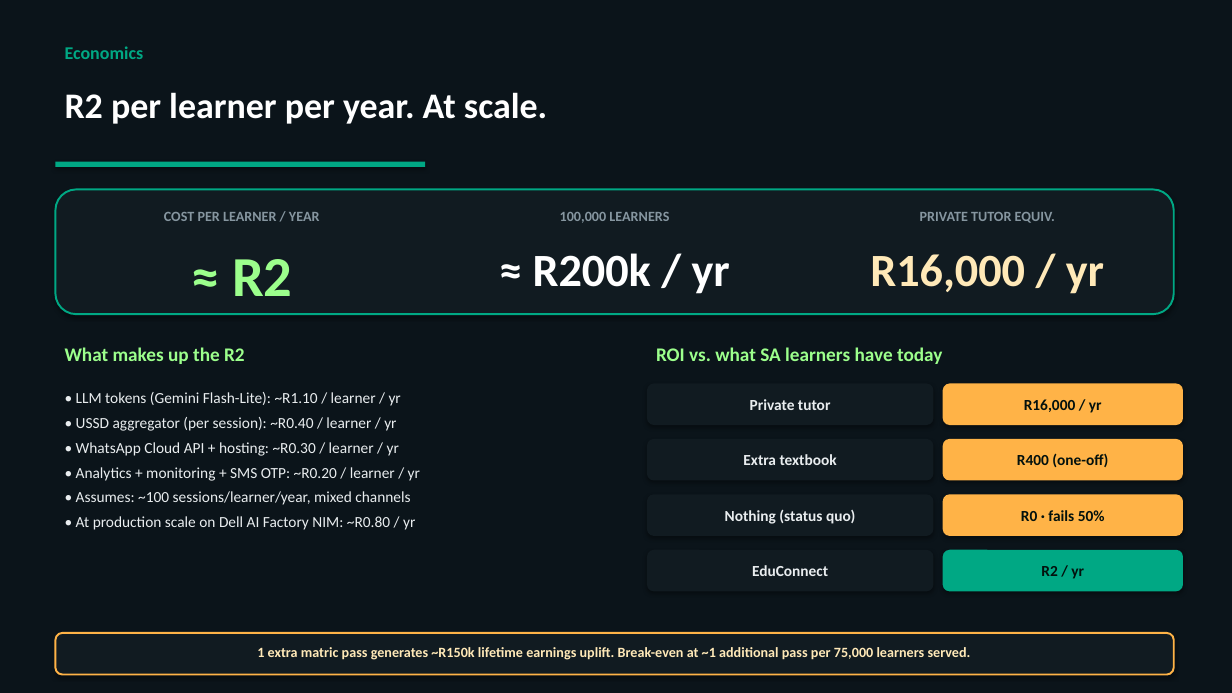
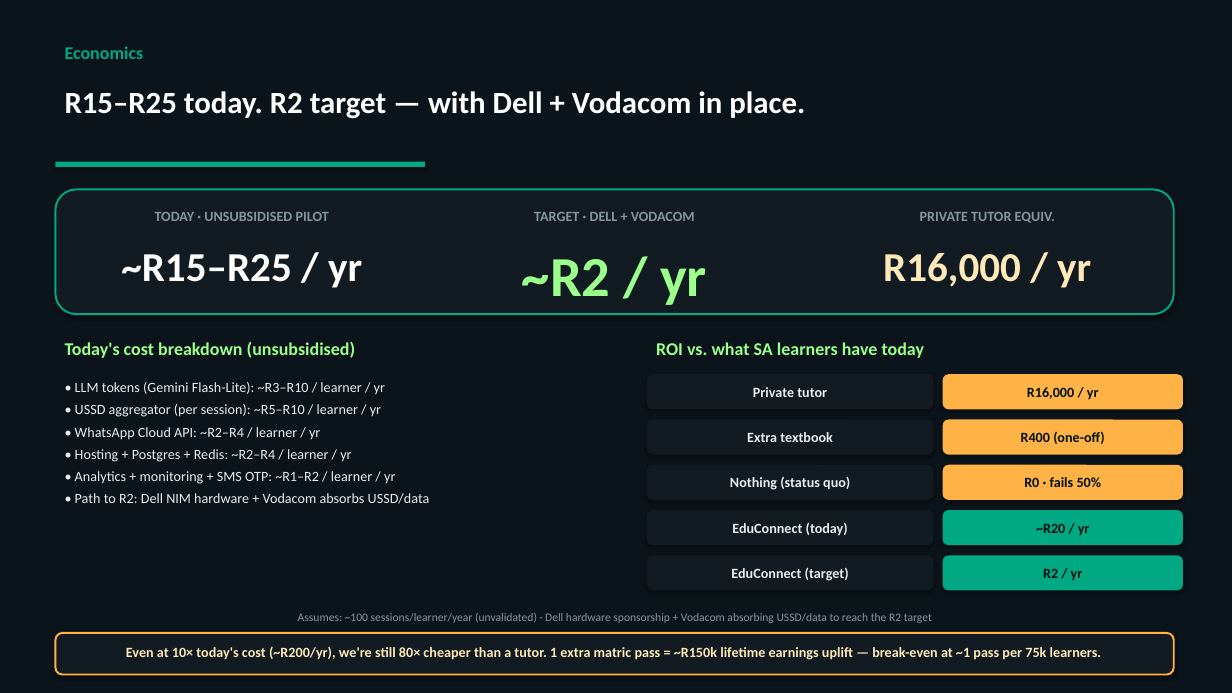
Before and after one commit to snerantie/Dell-Prototype---AI-Integration, a slide deck: slide 16 of pitch/AI_Tutor_Pitch.pptx. Drawn at 1232x693 pixels with LibreOffice and Linux fonts; fonts in the diff are those of the drawing. Boxes give left, top, right and bottom in pixels: in the first picture for what was removed or moved away, otherwise in the second. Text is boxed around its words. In the diff, an @@ line names an element or a change of style, - is before the commit and + after.

```diff
--- a/pitch/AI_Tutor_Pitch.pptx
+++ b/pitch/AI_Tutor_Pitch.pptx
@@ text at [65,91,805,119]: text changed; size 28 to 24 pt @@
-R2 per learner per year. At scale.
+R15–R25 today. R2 target — with Dell + Vodacom in place.
@@ text at [155,212,329,221]: text changed @@
-COST PER LEARNER / YEAR
+TODAY · UNSUBSIDISED PILOT
@@ text at [534,212,695,221]: text changed @@
-100,000 LEARNERS
+TARGET · DELL + VODACOM
@@ text "R16,000 / yr" at [883,253,1091,288]: size 36 to 32 pt @@
@@ text at [121,254,362,288]: text changed; size 44 to 32 pt; text colour #9CFF8C to #FFFFFF @@
-≈ R2
+~R15–R25 / yr
@@ text at [522,259,707,305]: text changed; size 36 to 44 pt; text colour #FFFFFF to #9CFF8C @@
-≈ R200k / yr
+~R2 / yr
@@ text at [65,342,355,358]: text changed; size 15 to 14 pt @@
-What makes up the R2
+Today's cost breakdown (unsubsidised)
@@ text "ROI vs. what SA learners ..." at [656,342,925,358]: size 15 to 14 pt @@
@@ text at [75,382,430,504]: text changed; size 12 to 11 pt @@
-• LLM tokens (Gemini Flash-Lite): ~R1.10 / learner / yr
-• USSD aggregator (per session): ~R0.40 / learner / yr
-• WhatsApp Cloud API + hosting: ~R0.30 / learner / yr
-• Analytics + monitoring + SMS OTP: ~R0.20 / learner / yr
-• Assumes: ~100 sessions/learner/year, mixed channels
-• At production scale on Dell AI Factory NIM: ~R0.80 / yr
+• LLM tokens (Gemini Flash-Lite): ~R3–R10 / learner / yr
+• USSD aggregator (per session): ~R5–R10 / learner / yr
+• WhatsApp Cloud API: ~R2–R4 / learner / yr
+• Hosting + Postgres + Redis: ~R2–R4 / learner / yr
+• Analytics + monitoring + SMS OTP: ~R1–R2 / learner / yr
+• Path to R2: Dell NIM hardware + Vodacom absorbs USSD/data
@@ rounded rectangle "Private tutor": place and size @@
-rounded rectangle "Private tutor" at [647,384,933,425]
+rounded rectangle "Private tutor" at [647,374,933,409]
@@ rounded rectangle "R16,000 / yr": place and size @@
-rounded rectangle "R16,000 / yr" at [943,384,1183,425]
+rounded rectangle "R16,000 / yr" at [943,374,1183,409]
@@ rounded rectangle "Extra textbook": place and size @@
-rounded rectangle "Extra textbook" at [647,439,933,481]
+rounded rectangle "Extra textbook" at [647,420,933,455]
@@ rounded rectangle "R400 (one-off)": place and size @@
-rounded rectangle "R400 (one-off)" at [943,439,1183,481]
+rounded rectangle "R400 (one-off)" at [943,420,1183,455]
@@ rounded rectangle "Nothing (status quo)": place and size @@
-rounded rectangle "Nothing (status quo)" at [647,494,933,536]
+rounded rectangle "Nothing (status quo)" at [647,465,933,500]
@@ rounded rectangle "R0 · fails 50%": place and size @@
-rounded rectangle "R0 · fails 50%" at [943,494,1183,536]
+rounded rectangle "R0 · fails 50%" at [943,465,1183,500]
@@ rounded rectangle "EduConnect (today)": place and size @@
-rounded rectangle "EduConnect (today)" at [647,550,933,592]
+rounded rectangle "EduConnect (today)" at [647,510,933,545]
@@ text in rounded rectangle at [732,522,848,536]: text changed; size 12 to 11 pt @@
-EduConnect
+EduConnect (today)
@@ rounded rectangle added at [943,510,1183,545], fill #00A884, 11 pt, text #03110D, bold @@
+~R20 / yr
@@ rounded rectangle added at [647,555,933,591], fill #111B21, 11 pt, text #E9EDEF, bold @@
+EduConnect (target)
@@ size 12 to 11 pt in 7 elements at [647,374,933,409], [943,374,1183,409], [647,420,933,455], [943,420,1183,455], [647,465,933,500], [943,465,1183,500], [943,555,1183,591] @@
@@ rounded rectangle "R2 / yr": place and size @@
-rounded rectangle "R2 / yr" at [943,550,1183,592]
+rounded rectangle "R2 / yr" at [943,555,1183,591]
@@ text added at [298,613,932,623], 9 pt, text #8696A0 @@
+Assumes: ~100 sessions/learner/year (unvalidated) · Dell hardware sponsorship + Vodacom absorbing USSD/data to reach the R2 target
@@ text at [126,646,1102,660]: text changed @@
-1 extra matric pass generates ~R150k lifetime earnings uplift. Break-even at ~1 additional pass per 75,000 learners served.
+Even at 10× today's cost (~R200/yr), we're still 80× cheaper than a tutor. 1 extra matric pass = ~R150k lifetime earnings uplift — break-even at ~1 pass per 75k learners.
```
Also in this commit, not shown: 1 other file.
